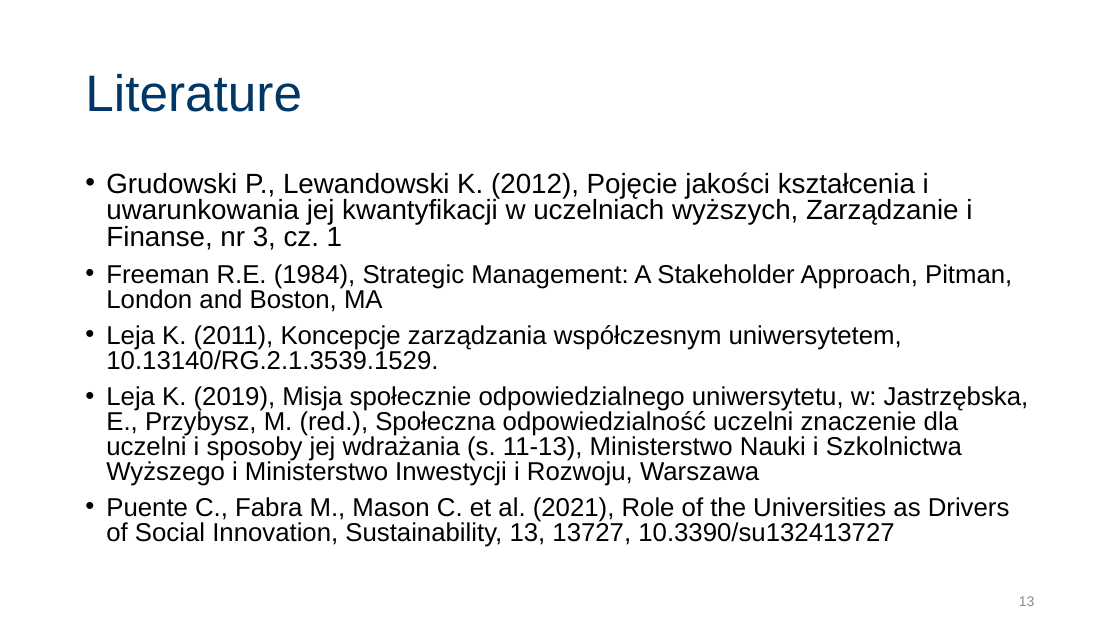
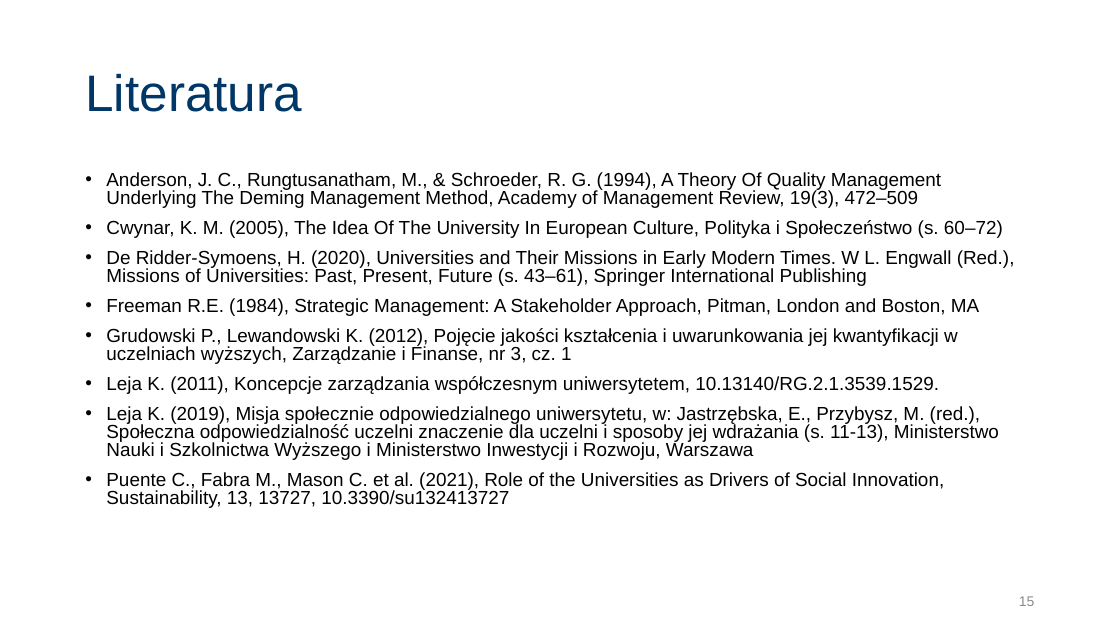
Before and after one commit to JeanPaulSzefler/doktorat_git, a slide deck: slide 15 of Obrona_JPSZEFLER/SSI_forHEI_QMS_PL_v0.1.pptx (slide 13 before the commit). Drawn at 1120x630 pixels with LibreOffice and Linux fonts; fonts in the diff are those of the drawing. Boxes give left, top, right and bottom in pixels: in the first picture for what was removed or moved away, otherwise in the second. Text is boxed around its words. In the diff, an @@ line names an element or a change of style, - is before the commit and + after.

```diff
--- a/Obrona_JPSZEFLER/SSI_forHEI_QMS_PL_v0.1.pptx
+++ b/Obrona_JPSZEFLER/SSI_forHEI_QMS_PL_v0.1.pptx
@@ title at (85, 73, 302, 112): text changed @@
-Literature
+Literatura
@@ text at (106, 172, 1015, 316): paragraphs added @@
+• Anderson, J. C., Rungtusanatham, M., & Schroeder, R. G. (1994), A Theory Of Quality Management Underlying The Deming Management Method, Academy of Management Review, 19(3), 472–509
+• Cwynar, K. M. (2005), The Idea Of The University In European Culture, Polityka i Społeczeństwo (s. 60–72)
+• De Ridder-Symoens, H. (2020), Universities and Their Missions in Early Modern Times. W L. Engwall (Red.), Missions of Universities: Past, Present, Future (s. 43–61), Springer International Publishing
+• Freeman R.E. (1984), Strategic Management: A Stakeholder Approach, Pitman, London and Boston, MA
@@ text at (106, 264, 1012, 312): paragraph removed @@
-• Freeman R.E. (1984), Strategic Management: A Stakeholder Approach, Pitman, London and Boston, MA
@@ text at (106, 328, 999, 508): size 23.8 to 16.2 pt in "Grudowski P., Lewandowski K. (2012), Pojęcie jakości ..."; size 22.1 to 16.2 pt in "Leja K. (2011), Koncepcje zarządzania współczesnym uniwersyt ...", "Leja K. (2019), Misja społecznie odpowiedzialnego uniwersyte ...", "Puente C., Fabra M., Mason C. et ..." @@
@@ page number at (1019, 596, 1035, 606): text changed @@
-13
+15
```
Also in this commit, not shown: 7 other slides changed, 7 slides added, 5 slides removed, 7 other files.
